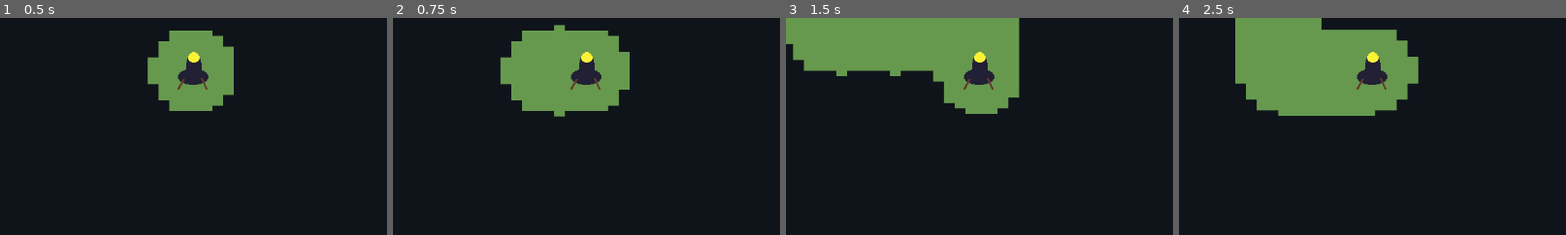
Above: before the commit, frames 1-4 (left to right).
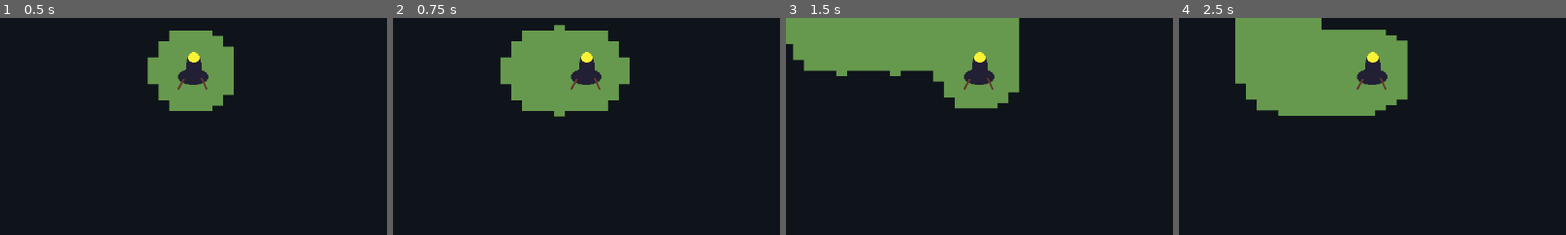
Above: after the commit, the same moments.

Repository: emersonh16/drifterz
Game: Godot game, scene res://src/scenes/World.tscn
Two runs of this game, one before a commit and one after it. Both use one fixed random seed, a clock stepped at 60 frames per second and the inputs below.
Inputs:
- Up to frame 1 (0.5 s): no input
- Up to frame 2 (0.75 s): tap Enter at 0.5 s; hold Right (ui_right) from 0.53 s (still down)
- Up to frame 3 (1.5 s): release Right (ui_right) at 1.28 s; hold Down (ui_down) from 1.28 s (still down)
- Up to frame 4 (2.5 s): release Down (ui_down) at 2.03 s; hold Right (ui_right) from 2.03 s (still down)
The pictures show only the part of the screen within x 25-75%, y 38-88%; the shares and areas given below are measured in that part.

Frame 1 is identical in both runs. In frame 2, 0.3% of the frame differs, in the area x 55-62%, y 8-41%; in frame 3, 0.5%; in frame 4, 0.5%, in the area x 53-62%, y 5-43%.

Commit message:
please god help us

Diff:
--- a/src/core/MiasmaManager.gd
+++ b/src/core/MiasmaManager.gd
@@ -1,12 +1,18 @@
 extends Node
 
 # MiasmaManager - The Source of Truth for Cleared Fog Tiles
-# Simple, world-space fog clearing system
+# Simple, world-space fog clearing system with buffer management
 
 # The persistent dictionary of cleared tiles
 # Key: Vector2i (miasma grid coordinates)
 # Value: int (timestamp in milliseconds - for future regrowth system)
 var cleared_tiles: Dictionary = {}
+
+# Buffer check configuration
+var enable_buffer_check: bool = true
+var buffer_distance_multiplier: float = 2.0
+var buffer_check_frame_counter: int = 0
+const BUFFER_CHECK_INTERVAL: int = 60  # Every 60 frames (once per second)
 
 # Clear fog at a world position with radius
 # world_pos: Vector2 - world pixel coordinates
@@ -35,3 +41,37 @@
 				# Only add if not already cleared (avoid duplicate work)
 				if not cleared_tiles.has(grid_pos):
 					cleared_tiles[grid_pos] = Time.get_ticks_msec()
+
+# Buffer check: Remove tiles that are far from player
+# player_pos: Vector2 - player's world position
+func buffer_check(player_pos: Vector2) -> void:
+	if not enable_buffer_check:
+		return
+
+	buffer_check_frame_counter += 1
+	if buffer_check_frame_counter < BUFFER_CHECK_INTERVAL:
+		return
+
+	buffer_check_frame_counter = 0
+
+	# Calculate maximum distance (2x viewport size)
+	var viewport := get_viewport()
+	if not viewport:
+		return
+
+	var viewport_size := viewport.get_visible_rect().size
+	var max_distance := viewport_size.length() * buffer_distance_multiplier
+	var max_distance_sq := max_distance * max_distance
+
+	# Remove tiles that are too far from player
+	var tiles_to_remove: Array[Vector2i] = []
+	for grid_pos in cleared_tiles.keys():
+		var tile_world_center := Vector2(grid_pos.x * 16.0 + 8.0, grid_pos.y * 8.0 + 4.0)
+		var distance_sq := player_pos.distance_squared_to(tile_world_center)
+
+		if distance_sq > max_distance_sq:
+			tiles_to_remove.append(grid_pos)
+
+	# Remove distant tiles
+	for grid_pos in tiles_to_remove:
+		cleared_tiles.erase(grid_pos)
--- a/src/entities/DerelictLogic.gd
+++ b/src/entities/DerelictLogic.gd
@@ -13,5 +13,4 @@
 	# 3. Move the Body
 	move_and_slide()
 
-	# 4. Clear fog around player position (world-space carving)
-	MiasmaManager.clear_fog(global_position, 64.0)
+	# Note: Fog clearing is now handled by Beam node
--- a/src/entities/DerelictLogic.tscn
+++ b/src/entities/DerelictLogic.tscn
@@ -2,6 +2,7 @@
 
 [ext_resource type="Script" uid="uid://cv0i6wqfhy12" path="res://src/entities/DerelictLogic.gd" id="1_r0noa"]
 [ext_resource type="Texture2D" uid="uid://bquwiklv68jgt" path="res://src/assets/sprites/Derelict-sprite.png" id="2_8wxuy"]
+[ext_resource type="Script" path="res://src/systems/beam/Beam.gd" id="3_beam"]
 
 [node name="DerelictLogic" type="CharacterBody2D"]
 script = ExtResource("1_r0noa")
@@ -10,3 +11,6 @@
 texture = ExtResource("2_8wxuy")
 
 [node name="Camera2D" type="Camera2D" parent="."]
+
+[node name="Beam" type="Node2D" parent="."]
+script = ExtResource("3_beam")
--- /dev/null
+++ b/src/systems/beam/Beam.gd
@@ -0,0 +1,29 @@
+extends Node2D
+
+# Beam - The Input System for Fog Clearing
+# Calculates which 16x8 tiles fall within clearing radius
+# Sends coordinates to MiasmaManager
+
+# Clearing configuration
+@export var clearing_radius: float = 64.0  # World pixels
+
+# Reference to parent (DerelictLogic)
+var parent_body: CharacterBody2D
+
+func _ready() -> void:
+	parent_body = get_parent() as CharacterBody2D
+	if not parent_body:
+		push_error("Beam: Parent must be a CharacterBody2D")
+
+func _process(_delta: float) -> void:
+	if not parent_body:
+		return
+
+	# Get player's world position
+	var player_pos := parent_body.global_position
+
+	# Clear fog around player position (world-space carving)
+	MiasmaManager.clear_fog(player_pos, clearing_radius)
+
+	# Run buffer check every 60 frames
+	MiasmaManager.buffer_check(player_pos)
--- a/src/vfx/FogPainter.gd
+++ b/src/vfx/FogPainter.gd
@@ -3,6 +3,8 @@
 # FogPainter - World-Space Fog Rendering
 # Renders cleared fog tiles using MultiMesh at fixed world coordinates
 # NO CAMERA MATH - All positions are absolute world coordinates
+
+var last_tile_count: int = 0
 
 func _ready() -> void:
 	# ATTACHMENT: Ensure we have a MultiMesh resource
@@ -30,8 +32,11 @@
 	self_modulate = Color(0.4, 0.6, 0.3, 1.0)  # Meadow green
 
 func _process(_delta: float) -> void:
-	# DATA REFRESH: Rebuild MultiMesh based on cleared tiles
-	_rebuild_multimesh()
+	# PERFORMANCE: Only rebuild if cleared_tiles changed
+	var current_tile_count := MiasmaManager.cleared_tiles.size()
+	if current_tile_count != last_tile_count:
+		last_tile_count = current_tile_count
+		_rebuild_multimesh()
 
 func _rebuild_multimesh() -> void:
 	if not multimesh:
Not shown, added: src/systems/beam/Beam.gd.uid
Not shown, changed: docs/.cursorrules
Not shown, changed: docs/ARCHITECTURE_V2.md
Not shown, added: docs/STATUS.md
